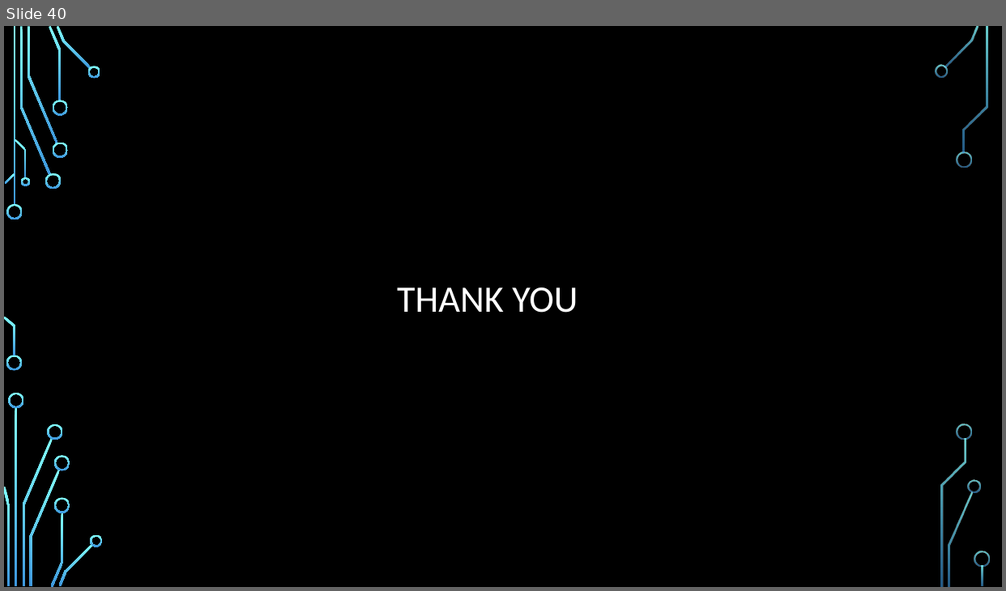
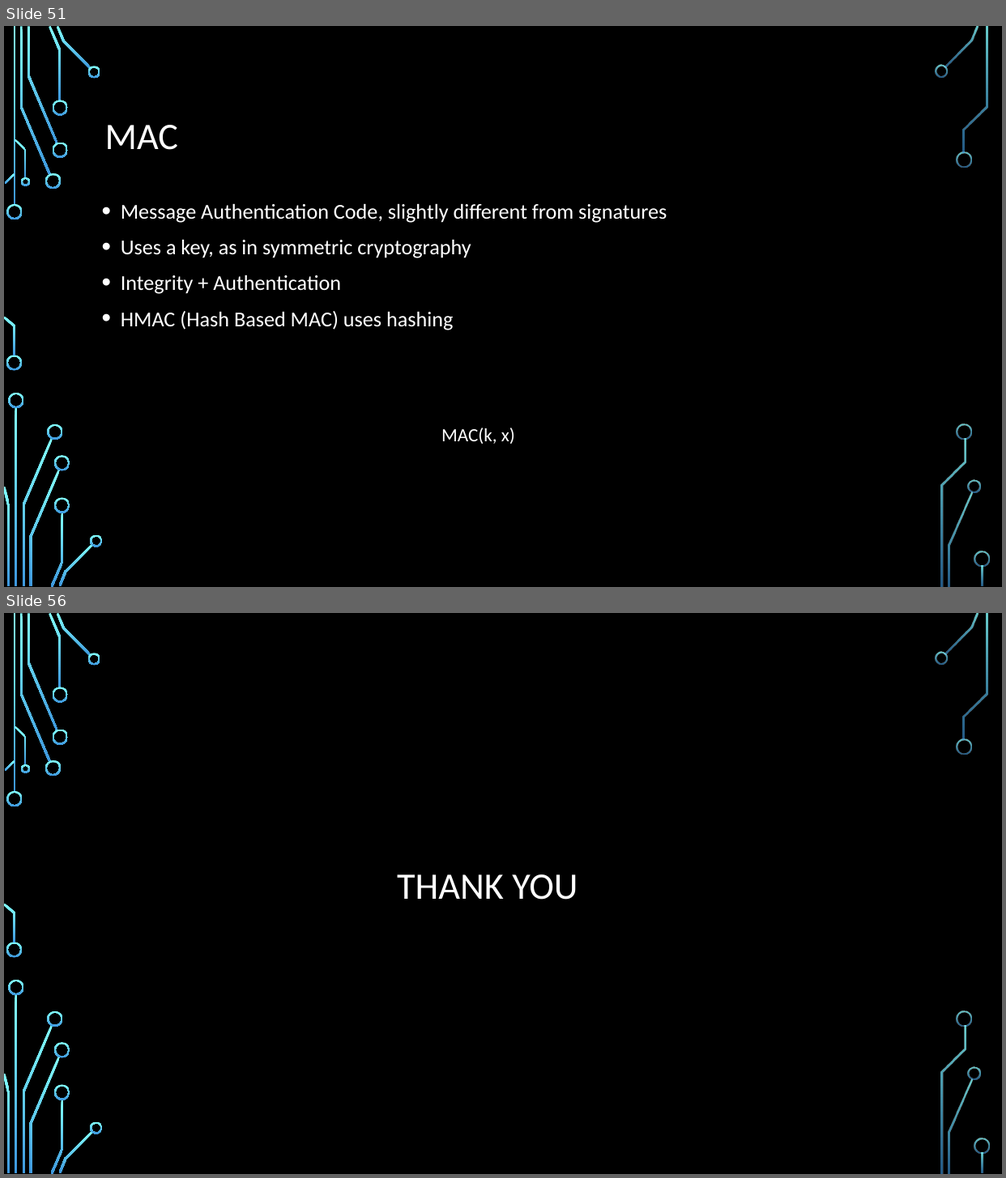
Before and after one commit to stevemann2705/meetup, a slide deck: Crypto.pptx. Shown one above the other, each under a label of ours: slide 40 before the commit, slides 51 and 56 after it; the slides between them are not shown. The pictures are 1006x591 and 1006x1178 pixels, drawn with LibreOffice and Linux fonts; fonts in the diff are those of the drawing; background and template pictures are left out. Boxes give left, top, right and bottom in pixels: in the first picture for what was removed or moved away, otherwise in the second. Text is boxed around its words. In the diff, an @@ line names an element or a change of style, - is before the commit and + after.

Commit message:
ADDED: Key Exchange, Authentication, Hashing
Added slides explaining key exchange, authentication, hashing

```diff
--- a/Crypto.pptx
+++ b/Crypto.pptx
@@ slide 51 added at bbox=[4, 26, 1002, 587], background picture (left out); not listed: 36 template elements that a slide beside it also shows @@
@@ title added at bbox=[105, 125, 179, 150], 36 pt, text #FFFFFF @@
+MAC
@@ text added at bbox=[121, 203, 667, 331], 20.4 pt, text #FFFFFF @@
+• Message Authentication Code, slightly different from signatures
+• Uses a key, as in symmetric cryptography
+• Integrity + Authentication
+• HMAC (Hash Based MAC) uses hashing
@@ text added at bbox=[441, 428, 515, 444], 18 pt, text #FFFFFF @@
+MAC(k, x)
@@ what was slide 40 is now slide 56 @@
```
Also in this commit, not shown: 2 slides changed, 15 other slides added.
